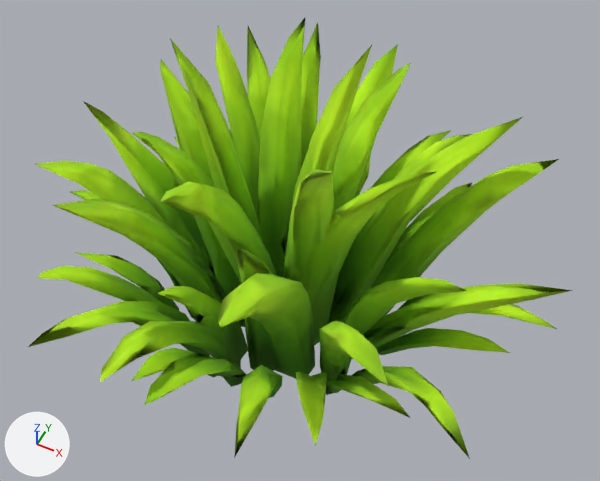
The glTF model island-editor/public/models/grass.glb: old version first, new version second.
Camera for both pictures: a 50 mm lens placed at (0.116, -0.231, 0.348), pointed at (0.005, -0.009, 0.071). The lights are fixed; the arrows at lower left show +X, +Y and +Z. The picture after the commit comes second. Where no turn or scale is listed for an object, it has been applied to the vertices. Vertices at exactly the same position are counted once.

Objects in the first picture: 'tuft'.
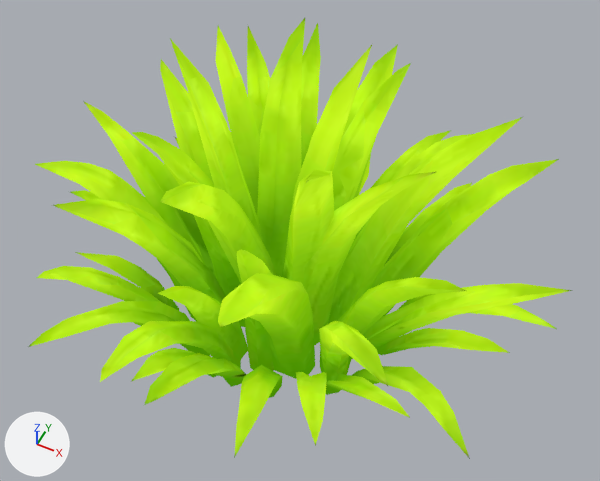
Edits to the scene script, one JSON object a line:
```json
{"block": "mat_grass_tuft", "change": "nodes: BsdfPrincipled, OutputMaterial, TexImage"}
{"block": "mat_grass_tuft", "change": "nodes: BsdfTransparent, Emission, LightPath, MixShader, OutputMaterial, TexImage"}
{"block": "me_mesh_0_002", "where": "me_mesh_0_002.from_pydata(...)  # 1535 vertices, 3022 faces; spans x -0.121..0.121, y -0.112..0.112, z -0.08..0.08"}
{"block": "me_mesh_0_002", "where": "# used by ob_tuft; location = (0.0, 0.0, 0.08)"}
{"block": "me_mesh_0_002", "change": "me_mesh_0_002 part 1: all faces are now shaded flat (2978 of 3022 changed)"}
```

Where the change shows, as pixel boxes [x1, y1, x2, y2] in the pictures (600 x 481 px):
```json
{"object": "tuft", "change": "recoloured, shading changed", "before": [28, 18, 573, 459], "after": [28, 18, 573, 459], "on screen": "lighter"}
```
